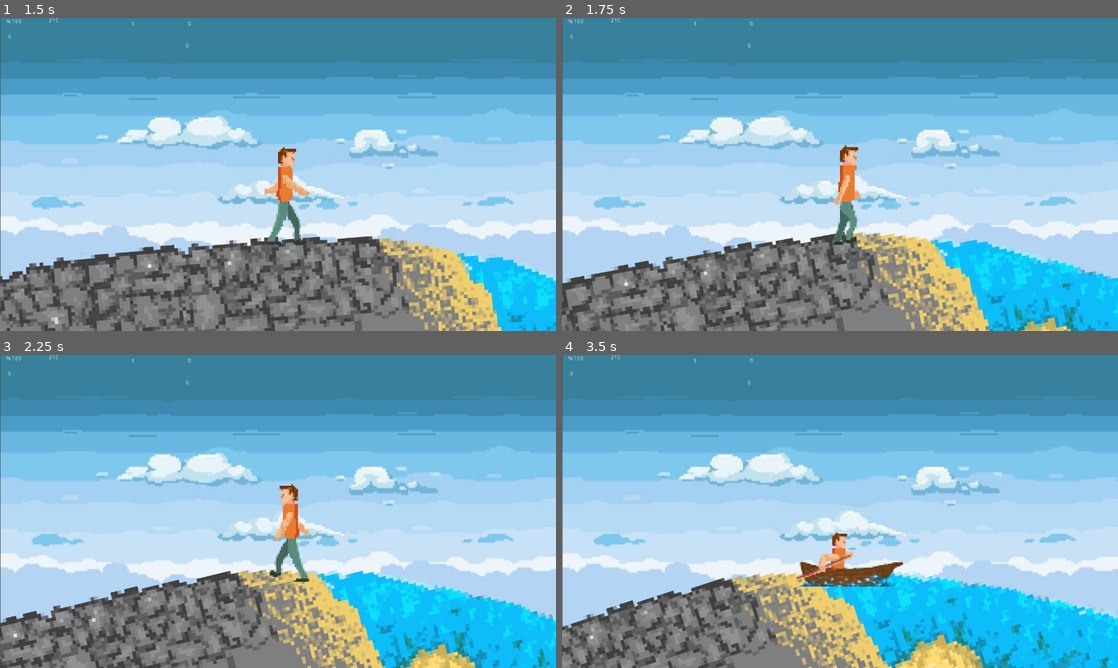
Above: before the commit, frames 1-4 (two rows, left to right).
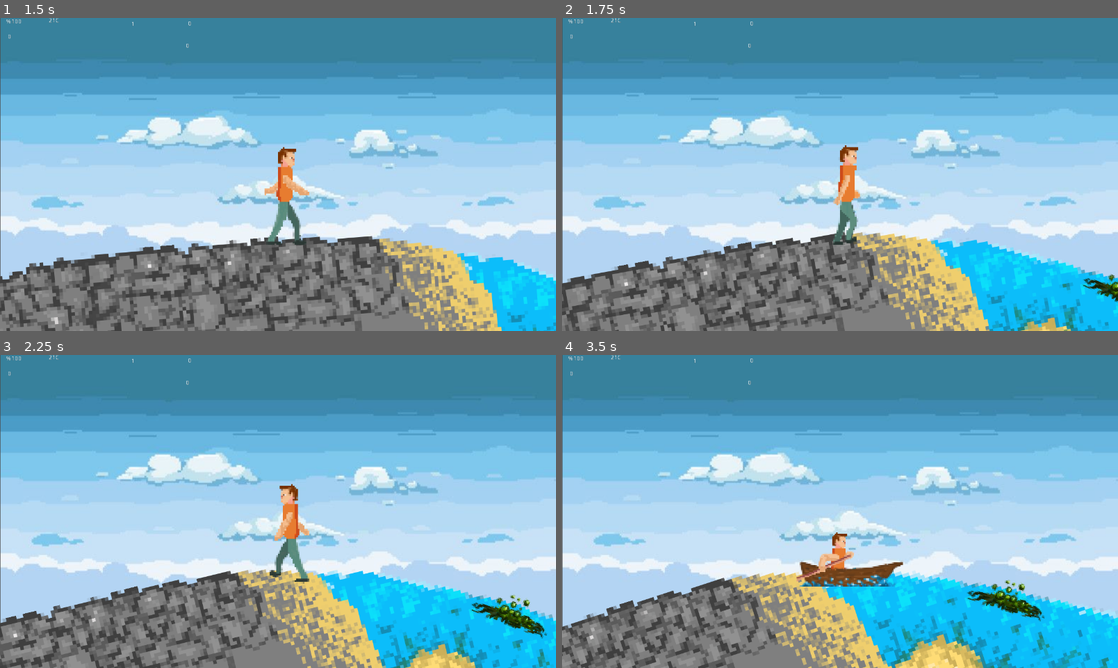
Above: after the commit, the same moments.

Repository: GoksuBay/GGJ
Game: Godot game, scene res://Main menu.tscn
Two runs of this game, one before a commit and one after it. Both use one fixed random seed, a clock stepped at 60 frames per second and the inputs below.
Inputs (mouse positions are in pixels of both pictures, inside the frame that each line leads up to):
- Up to frame 1 (1.5 s): click (278, 246) at 0.5 s; hold Right (ui_right) from 1.28 s (still down)
- Up to frame 2 (1.75 s): keep holding Right (ui_right); tap Space (ui_select) at 1.52 s
- Up to frame 3 (2.25 s): release Right (ui_right) at 2.03 s; hold Left (ui_left) from 2.03 s (still down)
- Up to frame 4 (3.5 s): tap Space (ui_select) at 2.27 s; release Left (ui_left) at 2.78 s; hold Right (ui_right) from 2.78 s (still down)

Frame 1 is identical in both runs. In frame 2, 0.3% of the frame differs, in the area x 93-100%, y 81-91%; in frame 3, 0.7%; in frame 4, 0.7%, in the area x 72-87%, y 71-86%.

Commit message:
17.14

Diff:
--- a/TestGGJ/Node2D.tscn
+++ b/TestGGJ/Node2D.tscn
@@ -36,6 +36,8 @@
 [ext_resource path="res://charanim/charidle1.png" type="Texture" id=34]
 [ext_resource path="res://charanim/charidle4.png" type="Texture" id=35]
 [ext_resource path="res://charanim/charidle2.png" type="Texture" id=36]
+[ext_resource path="res://agac/agaci_kokden.png" type="Texture" id=37]
+[ext_resource path="res://denizcopu.png" type="Texture" id=38]
 
 [sub_resource type="SpriteFrames" id=1]
 animations = [ {
@@ -73,6 +75,126 @@
 position = Vector2( 646.447, 2554.36 )
 script = ExtResource( 2 )
 
+[node name="kok" type="Sprite" parent="Earth"]
+position = Vector2( -1595.75, -1310.19 )
+rotation = -0.931443
+scale = Vector2( 0.277147, 0.292104 )
+texture = ExtResource( 37 )
+
+[node name="kok2" type="Sprite" parent="Earth"]
+position = Vector2( -1752.61, -1071.65 )
+rotation = -1.0472
+scale = Vector2( 0.277147, 0.292104 )
+texture = ExtResource( 37 )
+
+[node name="kok3" type="Sprite" parent="Earth"]
+position = Vector2( -1864.51, -896.856 )
+rotation = -1.11959
+scale = Vector2( 0.277147, 0.292104 )
+texture = ExtResource( 37 )
+
+[node name="kok4" type="Sprite" parent="Earth"]
+position = Vector2( -1924.13, -734.86 )
+rotation = -1.19711
+scale = Vector2( 0.277147, 0.292104 )
+texture = ExtResource( 37 )
+
+[node name="kok5" type="Sprite" parent="Earth"]
+position = Vector2( -2006.64, -500.16 )
+rotation = -1.309
+scale = Vector2( 0.277147, 0.292104 )
+texture = ExtResource( 37 )
+
+[node name="kok6" type="Sprite" parent="Earth"]
+position = Vector2( -2042.7, -299.938 )
+rotation = -1.51202
+scale = Vector2( 0.347347, 0.366093 )
+texture = ExtResource( 37 )
+
+[node name="kok7" type="Sprite" parent="Earth"]
+position = Vector2( -2059.91, 28.8193 )
+rotation = -1.57079
+scale = Vector2( 0.347347, 0.366093 )
+texture = ExtResource( 37 )
+
+[node name="kok8" type="Sprite" parent="Earth"]
+position = Vector2( -2058.29, 272.776 )
+rotation = -1.6239
+scale = Vector2( 0.268673, 0.417473 )
+texture = ExtResource( 37 )
+
+[node name="kok9" type="Sprite" parent="Earth"]
+position = Vector2( -2020, 528.75 )
+rotation = -1.83259
+scale = Vector2( 0.268673, 0.417473 )
+texture = ExtResource( 37 )
+
+[node name="kok10" type="Sprite" parent="Earth"]
+position = Vector2( -1951.03, 742.908 )
+rotation = -1.83259
+scale = Vector2( 0.268673, 0.417473 )
+texture = ExtResource( 37 )
+
+[node name="kok11" type="Sprite" parent="Earth"]
+position = Vector2( -1803.15, 1026.17 )
+rotation = -2.12301
+scale = Vector2( 0.268673, 0.417473 )
+texture = ExtResource( 37 )
+
+[node name="kok12" type="Sprite" parent="Earth"]
+position = Vector2( -1699.17, 1210.45 )
+rotation = -2.35619
+scale = Vector2( 0.337613, 0.524593 )
+texture = ExtResource( 37 )
+
+[node name="kok13" type="Sprite" parent="Earth"]
+position = Vector2( -1493.24, 1415.48 )
+rotation = -2.39668
+scale = Vector2( 0.337613, 0.524593 )
+texture = ExtResource( 37 )
+
+[node name="kok14" type="Sprite" parent="Earth"]
+position = Vector2( -1254.36, 1651.95 )
+rotation = -2.61799
+scale = Vector2( 0.337613, 0.524593 )
+texture = ExtResource( 37 )
+
+[node name="kok15" type="Sprite" parent="Earth"]
+position = Vector2( -905.65, 1862.95 )
+rotation = -2.73815
+scale = Vector2( 0.337613, 0.524593 )
+texture = ExtResource( 37 )
+
+[node name="kok16" type="Sprite" parent="Earth"]
+position = Vector2( -615.624, 1983.19 )
+rotation = -2.90913
+scale = Vector2( 0.337613, 0.524593 )
+texture = ExtResource( 37 )
+
+[node name="kok17" type="Sprite" parent="Earth"]
+position = Vector2( -361.634, 2054.56 )
+rotation = -3.08682
+scale = Vector2( 0.337613, 0.524593 )
+texture = ExtResource( 37 )
+
+[node name="kok18" type="Sprite" parent="Earth"]
+position = Vector2( -69.0771, 2083.73 )
+rotation = -3.14159
+scale = Vector2( 0.337613, 0.524593 )
+texture = ExtResource( 37 )
+
+[node name="kok19" type="Sprite" parent="Earth"]
+position = Vector2( 303.518, 2061.11 )
+rotation = -3.30306
+scale = Vector2( 0.337613, 0.524593 )
+texture = ExtResource( 37 )
+
+[node name="kok20" type="Sprite" parent="Earth"]
+position = Vector2( 567.256, 2045.93 )
+rotation = -3.40339
+scale = Vector2( 0.376241, 0.782785 )
+texture = ExtResource( 37 )
+
 [node name="tree" type="Sprite" parent="Earth"]
 position = Vector2( -2050.26, -1232.62 )
 rotation = -1.05597
@@ -202,6 +324,12 @@
 [node name="Sprite" type="Sprite" parent="Earth"]
 texture = ExtResource( 1 )
 
+[node name="cop" type="Sprite" parent="Earth"]
+position = Vector2( 969.704, -1787.54 )
+rotation = 0.596088
+scale = Vector2( 0.1863, 0.1863 )
+texture = ExtResource( 38 )
+
 [node name="KinematicBody2D" type="KinematicBody2D" parent="."]
 position = Vector2( 97.3199, 219.051 )
 script = ExtResource( 10 )
--- a/TestGGJ/project.godot
+++ b/TestGGJ/project.godot
@@ -15,9 +15,9 @@
 
 [application]
 
-config/name="GGJTest"
+config/name="Can you repair ?"
 run/main_scene="res://Main menu.tscn"
-config/icon="res://icon.png"
+config/icon="res://testanim/IMG_0426 (1).PNG"
 
 [display]
 
Not shown: 1 places in TestGGJ/Node2D.tscn that only renumber resources
Renamed: TestGGJ/agac/agaci_kokden_krali_gotten.png -> TestGGJ/agac/agaci_kokden.png
Not shown, added: TestGGJ/agac/agaci_kokden.png.import
Not shown, added: TestGGJ/agac/agaci_kokden_krali_gotten.png.import
Not shown, added: TestGGJ/denizcopu.png.import
